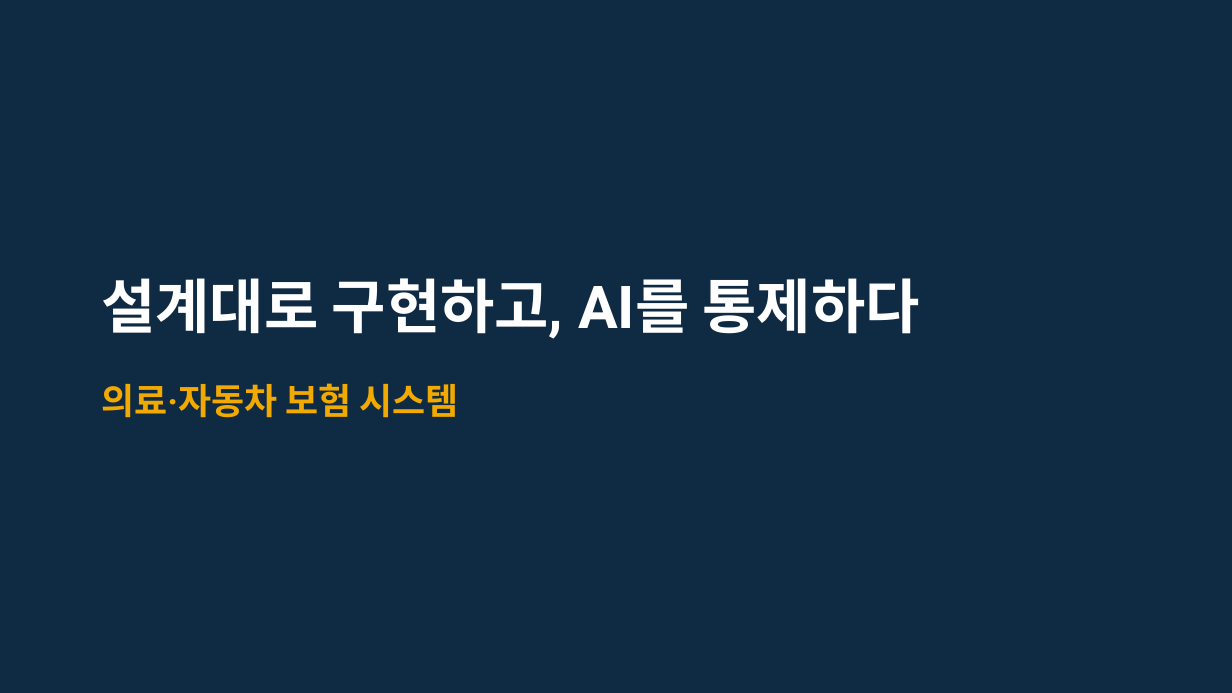
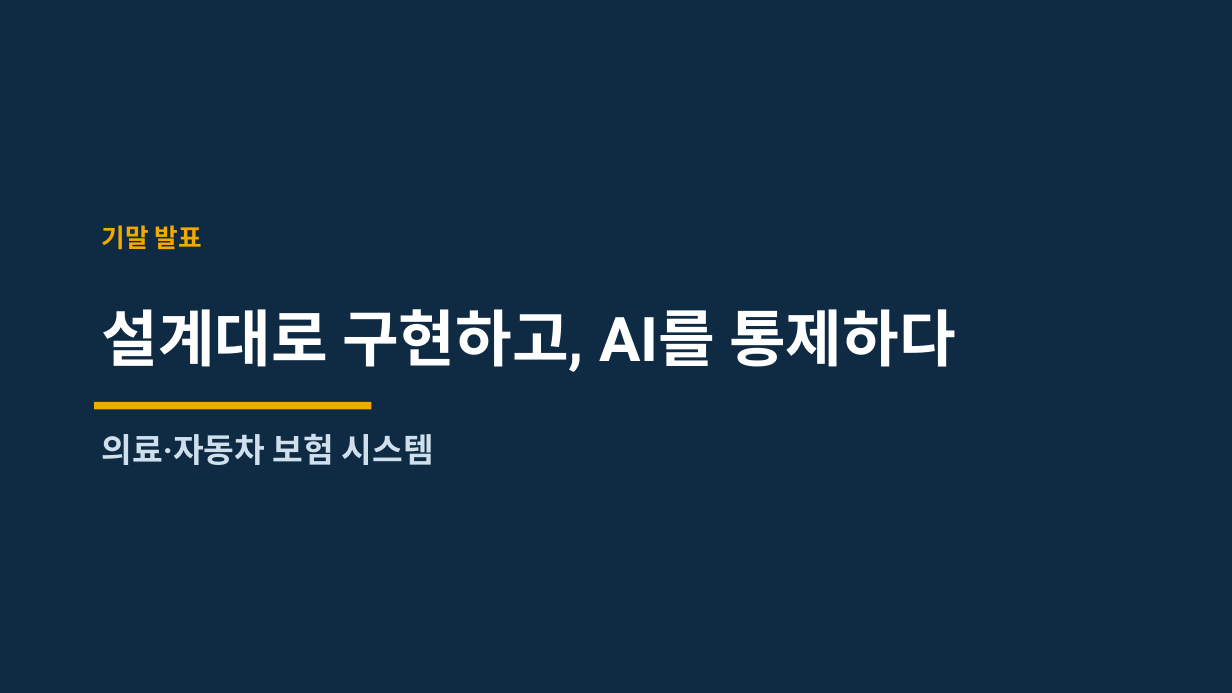
Before and after one commit to heyoonyoon/distributed-programming, a slide deck: slide 1 of docs/presentation/보험발표-편집가능.pptx. Drawn at 1232x693 pixels with LibreOffice and Linux fonts; fonts in the diff are those of the drawing. Boxes give left, top, right and bottom in pixels: in the first picture for what was removed or moved away, otherwise in the second. Text is boxed around its words. In the diff, an @@ line names an element or a change of style, - is before the commit and + after.

```diff
--- a/docs/presentation/보험발표-편집가능.pptx
+++ b/docs/presentation/보험발표-편집가능.pptx
@@ text added at box(101, 225, 202, 250), 20 pt, text #F2A900, bold @@
+기말 발표
@@ text "설계대로 구현하고, AI를 통제하다": place and size @@
-text "설계대로 구현하고, AI를 통제하다" at box(101, 278, 920, 339)
+text "설계대로 구현하고, AI를 통제하다" at box(101, 309, 956, 372)
@@ text "설계대로 구현하고, AI를 통제하다" at box(101, 309, 956, 372): size 46 to 48 pt @@
@@ rectangle added at box(94, 402, 372, 409), fill #F2A900 @@
@@ text "의료·자동차 보험 시스템": place and size @@
-text "의료·자동차 보험 시스템" at box(101, 383, 459, 418)
+text "의료·자동차 보험 시스템" at box(101, 434, 434, 465)
@@ text "의료·자동차 보험 시스템" at box(101, 434, 434, 465): size 28 to 26 pt, text colour #F2A900 to #CFE0EC @@
```
Also in this commit, not shown: 5 other slides changed, 1 other file.
